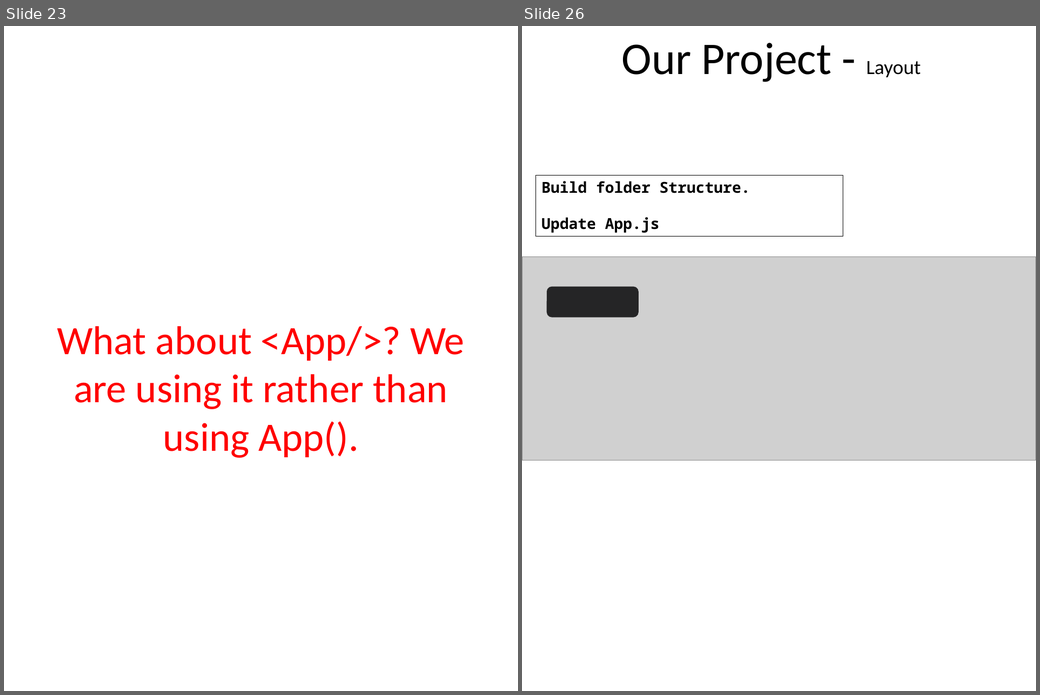
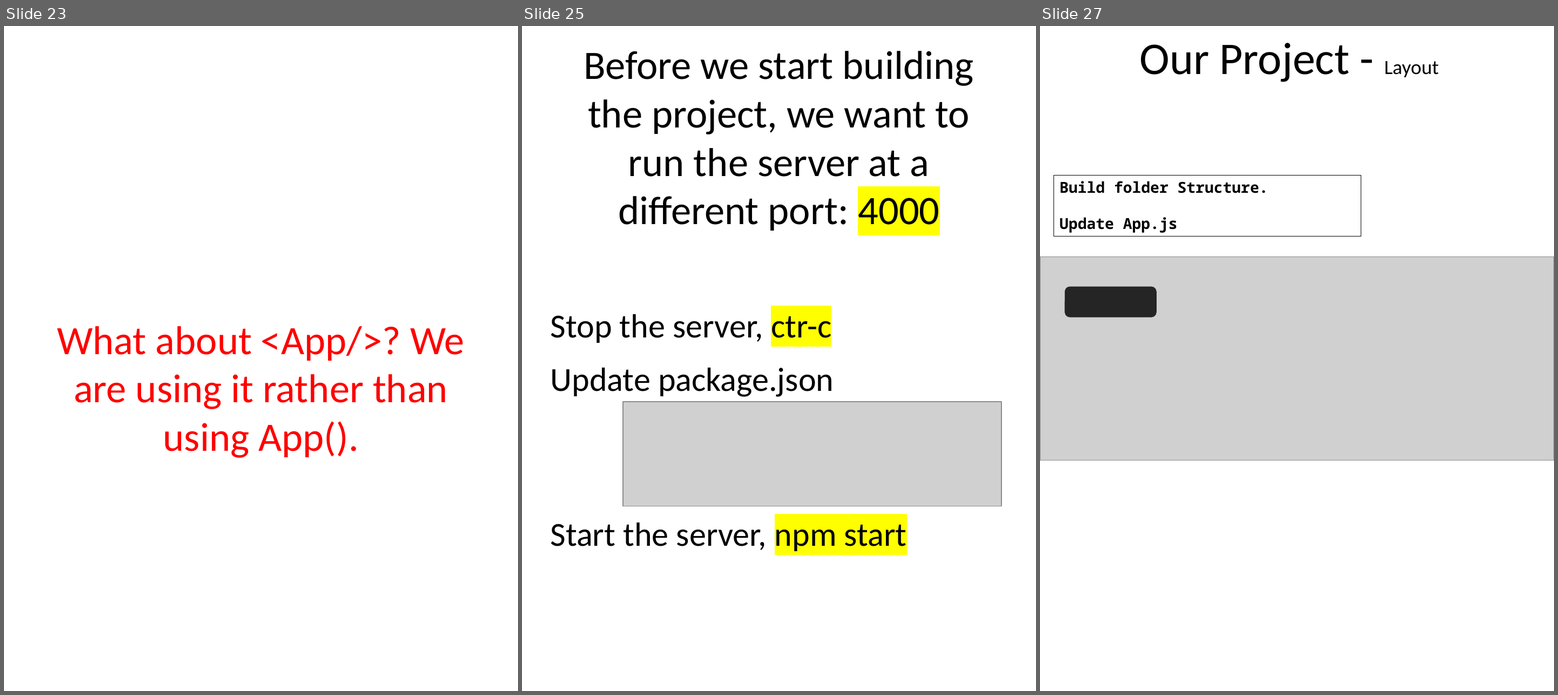
Before and after one commit to scorpion0511/mytracker, a slide deck: doc/React.pptx. Shown side by side, each under a label of ours: slides 23 and 26 before the commit, slides 23, 25 and 27 after it; the slides between them are not shown. The pictures are 1040x695 and 1558x695 pixels, drawn with LibreOffice and Linux fonts; fonts in the diff are those of the drawing; grey boxes stand for pictures. Boxes give left, top, right and bottom in pixels: in the first picture for what was removed or moved away, otherwise in the second. Text is boxed around its words. In the diff, an @@ line names an element or a change of style, - is before the commit and + after.

```diff
--- a/doc/React.pptx
+++ b/doc/React.pptx
@@ slide 25 added at bbox=[522, 26, 1036, 691], background #FFFFFF @@
@@ text added at bbox=[584, 51, 974, 231], 48 pt, text #000000 @@
+Before we start building the project, we want to run the server at a different port: 4000
@@ text added at bbox=[551, 314, 831, 343], 40 pt, text #000000 @@
+Stop the server, ctr-c
@@ text added at bbox=[551, 367, 834, 397], 40 pt, text #000000 @@
+Update package.json
@@ picture added at bbox=[623, 402, 1002, 506] @@
@@ text added at bbox=[551, 522, 907, 551], 40 pt, text #000000 @@
+Start the server, npm start
@@ what was slide 26 is now slide 27 @@
```
Also in this commit, not shown: 6 slides changed.
